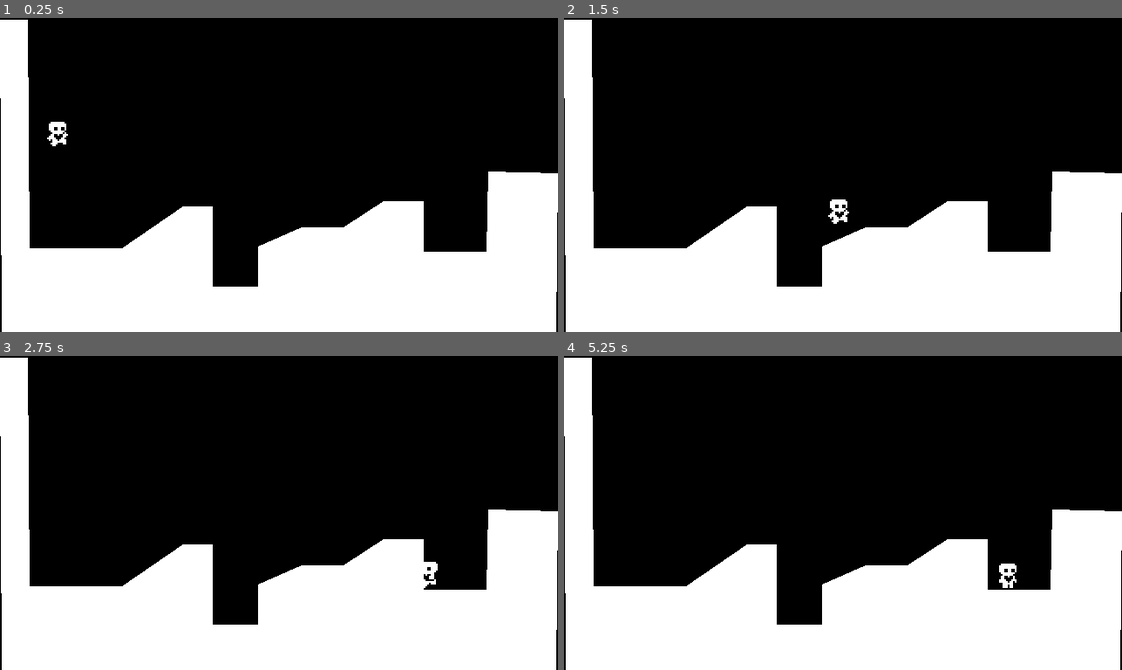
Above: before the commit, frames 1-4 (two rows, left to right).
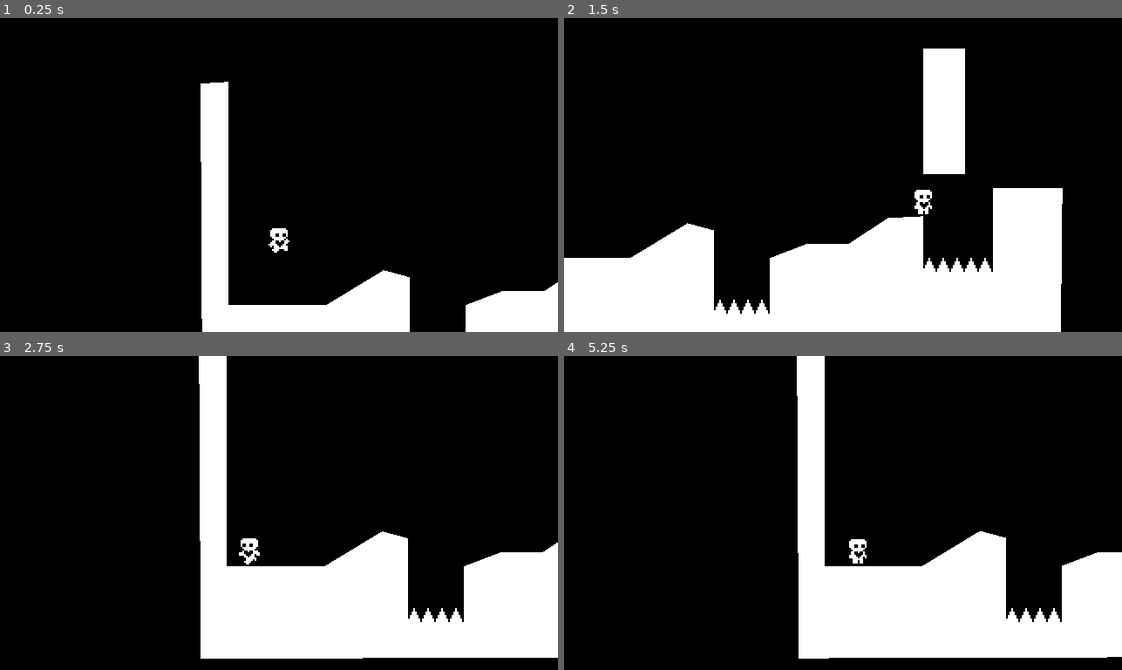
Above: after the commit, the same moments.

Repository: alexandernair/Heart-Platformer
Game: Godot game, scene res://world.tscn
The game is run twice, just before and just after one commit, with the same random seed, the same clock (stepped at 60 frames per second) and the same inputs.
Inputs:
- Up to frame 1 (0.25 s): no input
- Up to frame 2 (1.5 s): tap Enter (ui_accept) at 0.5, 0.6, 0.77, 1.07, 1.35 s; hold Right (ui_right) from 0.53 s (still down)
- Up to frame 3 (2.75 s): tap Enter (ui_accept) at 1.52, 1.82, 2.1 s; release Right (ui_right) at 2.03 s; hold Left (ui_left) from 2.03 s (still down)
- Up to frame 4 (5.25 s): release Left (ui_left) at 2.78 s; hold Right (ui_right) 2.78-4.28 s; tap Enter (ui_accept) at 2.85, 3.02, 3.32, 3.6, 3.77, 4.07, 4.35, 4.52, 4.82, 5.1 s; hold Left (ui_left) 4.28-5.03 s; hold Right (ui_right) from 5.03 s (still down)

The runs differ from the first frame. In frame 1, 32% of the frame differs, in the area x 0-100%, y 0-100%; in frame 2, 22%; in frame 3, 26%; in frame 4, 26%.

Commit message:
hazards working

Diff:
--- /dev/null
+++ b/DefaultDataMovement.tres
@@ -0,0 +1,12 @@
+[gd_resource type="Resource" script_class="PLayerMovementData" load_steps=2 format=3 uid="uid://mos4jxevt01i"]
+
+[ext_resource type="Script" path="res://PlayerMovementData.gd" id="1_sprql"]
+
+[resource]
+script = ExtResource("1_sprql")
+speed = 100.0
+acceleration = 800
+jump_velocity = -250.0
+friction = 1000.0
+gravity_scale = 0.8
+air_resistance = 200
--- /dev/null
+++ b/FasterMovementData.tres
@@ -0,0 +1,11 @@
+[gd_resource type="Resource" script_class="PLayerMovementData" load_steps=2 format=3 uid="uid://c2ukvv14gmtpw"]
+
+[ext_resource type="Script" path="res://PlayerMovementData.gd" id="1_lk340"]
+
+[resource]
+script = ExtResource("1_lk340")
+speed = 500.0
+acceleration = 1000
+jump_velocity = -150.0
+friction = 1000.0
+gravity_scale = 1.0
--- /dev/null
+++ b/PlayerMovementData.gd
@@ -0,0 +1,10 @@
+class_name PLayerMovementData
+extends Resource
+
+@export var speed = 200.0
+@export var acceleration = 400
+@export var jump_velocity = -300.0
+@export var friction = 1000.0
+@export var gravity_scale = 1.0
+@export var air_resistance = 200
+@export var air_acceleration = 400
--- /dev/null
+++ b/SlowMovementData.tres
@@ -0,0 +1,11 @@
+[gd_resource type="Resource" script_class="PLayerMovementData" load_steps=2 format=3 uid="uid://cvq4qbbgr4juw"]
+
+[ext_resource type="Script" path="res://PlayerMovementData.gd" id="1_ieyvw"]
+
+[resource]
+script = ExtResource("1_ieyvw")
+speed = 50.0
+acceleration = 600
+jump_velocity = -250.0
+friction = 800.0
+gravity_scale = 0.5
--- /dev/null
+++ b/Spikes.tscn
@@ -0,0 +1,18 @@
+[gd_scene load_steps=3 format=3 uid="uid://chbsce80f0d24"]
+
+[ext_resource type="Texture2D" uid="uid://ca4g7ulsglfao" path="res://spikes.png" id="1_iutdo"]
+[ext_resource type="PackedScene" uid="uid://e0hgnfusvuh" path="res://hazard_area.tscn" id="2_o6jt5"]
+
+[node name="Spikes" type="Node2D"]
+
+[node name="Sprite2D" type="Sprite2D" parent="."]
+texture = ExtResource("1_iutdo")
+
+[node name="Hazard Area" parent="." instance=ExtResource("2_o6jt5")]
+
+[node name="CollisionPolygon2D" type="CollisionPolygon2D" parent="Hazard Area"]
+polygon = PackedVector2Array(-8, 8, -5, 2, -4, 2, -1, 8)
+
+[node name="CollisionPolygon2D2" type="CollisionPolygon2D" parent="Hazard Area"]
+position = Vector2(8, 0)
+polygon = PackedVector2Array(-8, 8, -5, 2, -4, 2, -1, 8)
--- /dev/null
+++ b/hazard_area.tscn
@@ -0,0 +1,5 @@
+[gd_scene format=3 uid="uid://e0hgnfusvuh"]
+
+[node name="Hazard Area" type="Area2D"]
+visible = false
+collision_layer = 4
--- a/player.gd
+++ b/player.gd
@@ -1,47 +1,83 @@
 extends CharacterBody2D
 
-
-const SPEED = 200.0
-const ACCELERATION = 400
-const JUMP_VELOCITY = -300.0
+@export var movement_data : PLayerMovementData
 
 # Get the gravity from the project settings to be synced with RigidBody nodes.
 var gravity = ProjectSettings.get_setting("physics/2d/default_gravity")
 @onready var animated_sprite_2d = $AnimatedSprite2D
 @onready var coyote_jump_timer = $CoyoteJumpTimer
+@onready var starting_position = global_position
 
+var faster = false
+var air_jump = false
+var wall_jumped = false
 func _physics_process(delta):
 	apply_gravity(delta)
+	handel_wall_jump()
 	handel_jump()
 	var input_axis = Input.get_axis("ui_left", "ui_right")
 	handel_acceleration(input_axis, delta)
+	handel_air_acceleration(input_axis,delta)
 	apply_friction(input_axis, delta)
+	apply_air_resistance(input_axis, delta)
 	update_animations(input_axis)
 	var was_on_floor = is_on_floor()
 	move_and_slide()
 	var just_left_ledge = was_on_floor and not is_on_floor() and velocity.y >= 0
+	var wall_jumped = false
 	if just_left_ledge:
 		coyote_jump_timer.start()
+	if Input.is_action_just_pressed("ui_accept") and !faster:
+		movement_data = load("res://FasterMovementData.tres")
+		faster = true
+	elif Input.is_action_just_pressed("ui_accept") and faster:
+		movement_data = load("res://DefaultDataMovement.tres")
+		faster = false
 
 func apply_gravity(delta):
 		if not is_on_floor():
-			velocity.y += gravity * delta
+			velocity.y += gravity * movement_data.gravity_scale * delta
 
 func handel_jump():
+	if is_on_floor(): air_jump = true
 	if is_on_floor() or coyote_jump_timer.time_left > 0.0:
 		if Input.is_action_just_pressed("ui_up"):
-			velocity.y = JUMP_VELOCITY
-	if not is_on_floor():
-		if Input.is_action_just_released("ui_up") and velocity.y < JUMP_VELOCITY/2:
-			velocity.y = JUMP_VELOCITY * 1/2
+			velocity.y = movement_data.jump_velocity
+	elif not is_on_floor():
+		if Input.is_action_just_released("ui_up") and velocity.y < movement_data.jump_velocity/2:
+			velocity.y = movement_data.jump_velocity * 1/2
+		if Input.is_action_just_pressed("ui_up") and air_jump == true and not wall_jumped:
+			velocity.y = movement_data.jump_velocity * .8
+			air_jump = false
+
+func handel_wall_jump():
+	if not is_on_wall_only():
+		return;
+	var wall_normal = get_wall_normal();
+	if Input.is_action_just_pressed("ui_up") :
+		velocity.x = wall_normal.x * movement_data.speed
+		velocity.y = movement_data.jump_velocity
+		wall_jumped = true
 
 func apply_friction(input_axis, delta):
-	if(input_axis == 0):
-		velocity.x = move_toward(velocity.x, 0, SPEED)
+	if(input_axis == 0 and is_on_floor()):
+		velocity.x = move_toward(velocity.x, 0, movement_data.friction * delta)
+
+func apply_air_resistance(input_axis, delta):
+	if(input_axis == 0 and not is_on_floor()):
+		velocity.x = move_toward(velocity.x,0, movement_data.air_resistance * delta)
 
 func handel_acceleration(input_axis, delta):
+	if not is_on_floor():
+		return;
 	if input_axis:
-		velocity.x = move_toward(velocity.x, SPEED * input_axis, ACCELERATION * delta)
+		velocity.x = move_toward(velocity.x, movement_data.speed * input_axis, movement_data.acceleration * delta)
+
+func handel_air_acceleration(input_axis,delta):
+	if is_on_floor():
+		return;
+	if input_axis != 0:
+		velocity.x = move_toward(velocity.x, movement_data.speed * input_axis, movement_data.air_acceleration * delta)
 
 func update_animations(input_axis):
 	if input_axis != 0:
@@ -51,3 +87,7 @@
 		animated_sprite_2d.play("idle")
 	if not is_on_floor():
 		animated_sprite_2d.play("jump")
+
+
+func _on_hazard_detector_area_entered(area):
+	global_position = starting_position;
--- a/player.tscn
+++ b/player.tscn
@@ -1,7 +1,8 @@
-[gd_scene load_steps=13 format=3 uid="uid://byo57tjd8bp2a"]
+[gd_scene load_steps=15 format=3 uid="uid://byo57tjd8bp2a"]
 
 [ext_resource type="Script" path="res://player.gd" id="1_52kiv"]
 [ext_resource type="Texture2D" uid="uid://ird2x4aed44t" path="res://player.png" id="2_4guit"]
+[ext_resource type="Resource" uid="uid://mos4jxevt01i" path="res://DefaultDataMovement.tres" id="2_xp2ki"]
 
 [sub_resource type="AtlasTexture" id="AtlasTexture_bvali"]
 atlas = ExtResource("2_4guit")
@@ -80,14 +81,19 @@
 [sub_resource type="RectangleShape2D" id="RectangleShape2D_we6tl"]
 size = Vector2(6, 16)
 
+[sub_resource type="RectangleShape2D" id="RectangleShape2D_sg76y"]
+size = Vector2(6, 13)
+
 [node name="CharacterBody2D" type="CharacterBody2D"]
-floor_snap_length = 2.0
+collision_layer = 2
+floor_snap_length = 3.0
 script = ExtResource("1_52kiv")
+movement_data = ExtResource("2_xp2ki")
 
 [node name="AnimatedSprite2D" type="AnimatedSprite2D" parent="."]
 sprite_frames = SubResource("SpriteFrames_ea73d")
 animation = &"idle"
-frame_progress = 0.189554
+frame_progress = 0.4253
 
 [node name="CollisionShape2D" type="CollisionShape2D" parent="."]
 visible = false
@@ -95,5 +101,19 @@
 shape = SubResource("RectangleShape2D_we6tl")
 
 [node name="CoyoteJumpTimer" type="Timer" parent="."]
-wait_time = 0.15
+wait_time = 0.1
 one_shot = true
+
+[node name="Camera2D" type="Camera2D" parent="."]
+position = Vector2(0, -20)
+position_smoothing_enabled = true
+
+[node name="HazardDetector" type="Area2D" parent="."]
+visible = false
+collision_mask = 4
+
+[node name="CollisionShape2D" type="CollisionShape2D" parent="HazardDetector"]
+position = Vector2(0, 2.5)
+shape = SubResource("RectangleShape2D_sg76y")
+
+[connection signal="area_entered" from="HazardDetector" to="." method="_on_hazard_detector_area_entered"]
--- a/project.godot
+++ b/project.godot
@@ -29,6 +29,12 @@
 version_control/plugin_name="GitPlugin"
 version_control/autoload_on_startup=true
 
+[layer_names]
+
+2d_physics/layer_1="World"
+2d_physics/layer_2="Player"
+2d_physics/layer_3="Hazards"
+
 [rendering]
 
 textures/canvas_textures/default_texture_filter=0
--- a/world.tscn
+++ b/world.tscn
@@ -1,17 +1,50 @@
-[gd_scene load_steps=3 format=3 uid="uid://ceqpn80bct2i3"]
+[gd_scene load_steps=5 format=3 uid="uid://ceqpn80bct2i3"]
 
 [ext_resource type="Script" path="res://world.gd" id="1_symwx"]
 [ext_resource type="PackedScene" uid="uid://byo57tjd8bp2a" path="res://player.tscn" id="2_3cxdc"]
+[ext_resource type="PackedScene" uid="uid://chbsce80f0d24" path="res://Spikes.tscn" id="3_ap8yd"]
+
+[sub_resource type="RectangleShape2D" id="RectangleShape2D_ml2df"]
+size = Vector2(21, 69)
 
 [node name="World" type="Node2D"]
 script = ExtResource("1_symwx")
 
 [node name="Player" parent="." instance=ExtResource("2_3cxdc")]
-position = Vector2(33, 33)
+position = Vector2(45, 64)
 
 [node name="StaticBody2D" type="StaticBody2D" parent="."]
 
 [node name="CollisionPolygon2D" type="CollisionPolygon2D" parent="StaticBody2D"]
-polygon = PackedVector2Array(16, 1, 17, 132, 41, 132, 70, 132, 105, 108, 122, 108, 122, 154, 148, 154, 148, 131, 173, 120, 197, 120, 220, 105, 243, 105, 243, 134, 279, 134, 280, 88, 320, 89, 319, 180, 1, 181, 0, 1)
+polygon = PackedVector2Array(16, 0, 16, 128, 40, 128, 72, 128, 105, 108, 120, 112, 120, 160, 152, 160, 152, 128, 173, 120, 197, 120, 220, 105, 240, 104, 240, 136, 280, 136, 280, 88, 320, 88, 319, 180, 1, 181, 0, 1)
 
 [node name="Polygon2D" type="Polygon2D" parent="StaticBody2D/CollisionPolygon2D"]
+
+[node name="StaticBody2D2" type="StaticBody2D" parent="."]
+position = Vector2(256, 56)
+collision_mask = 0
+
+[node name="CollisionShape2D" type="CollisionShape2D" parent="StaticBody2D2"]
+position = Vector2(-2.5, -10.5)
+shape = SubResource("RectangleShape2D_ml2df")
+
+[node name="ColorRect" type="ColorRect" parent="StaticBody2D2"]
+offset_left = -16.0
+offset_top = -48.0
+offset_right = 8.0
+offset_bottom = 24.0
+
+[node name="Spikes" parent="." instance=ExtResource("3_ap8yd")]
+position = Vector2(128, 152)
+
+[node name="Spikes2" parent="." instance=ExtResource("3_ap8yd")]
+position = Vector2(144, 152)
+
+[node name="Spikes3" parent="." instance=ExtResource("3_ap8yd")]
+position = Vector2(248, 128)
+
+[node name="Spikes4" parent="." instance=ExtResource("3_ap8yd")]
+position = Vector2(264, 128)
+
+[node name="Spikes5" parent="." instance=ExtResource("3_ap8yd")]
+position = Vector2(272, 128)
Binary file added: spikes.png
Not shown, added: spikes.png.import
